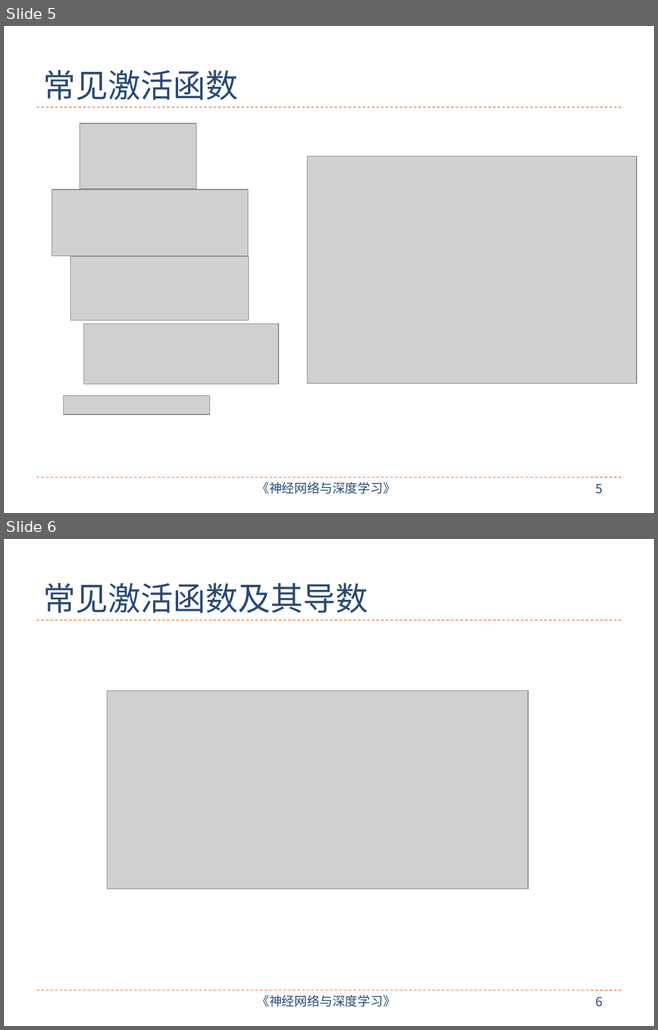
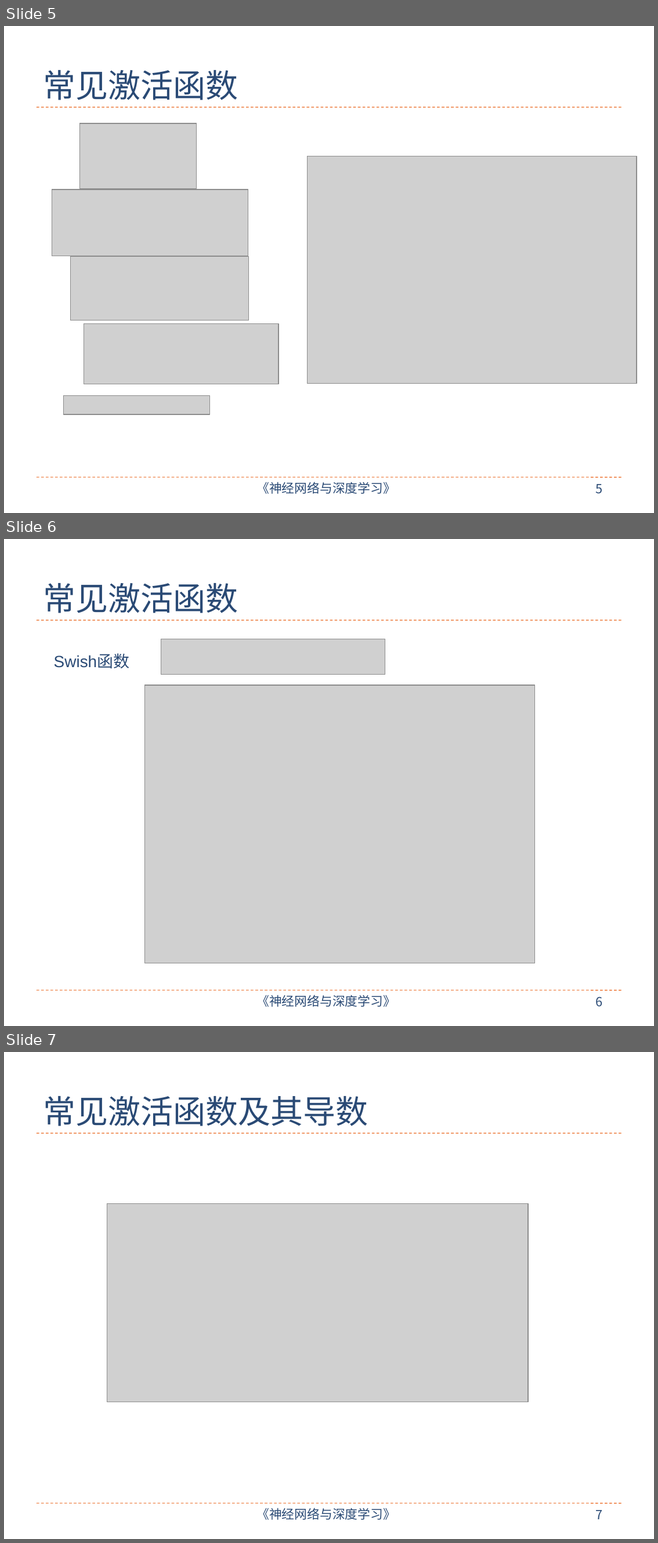
Before and after one commit to nndl/nndl.github.io, a slide deck: ppt/chap-前馈神经网络.pptx. Shown one above the other, each under a label of ours: slides 5 and 6 before the commit, slides 5, 6 and 7 after it. The pictures are 658x1030 and 658x1543 pixels, drawn with LibreOffice and Linux fonts; fonts in the diff are those of the drawing; grey boxes stand for pictures. Boxes give left, top, right and bottom in pixels: in the first picture for what was removed or moved away, otherwise in the second. Text is boxed around its words. In the diff, an @@ line names an element or a change of style, - is before the commit and + after.

```diff
--- a/ppt/chap-前馈神经网络.pptx
+++ b/ppt/chap-前馈神经网络.pptx
@@ slide 6 added at bbox=[4, 539, 654, 1026], background #FFFFFF; not listed: 4 template elements that a slide beside it also shows @@
@@ title added at bbox=[43, 583, 238, 613], 36 pt, text #2A4A75 @@
+常见激活函数
@@ picture added at bbox=[161, 639, 384, 675] @@
@@ text added at bbox=[54, 654, 130, 669], 18 pt, text #2A4A75 @@
+Swish函数
@@ picture added at bbox=[145, 685, 535, 963] @@
@@ what was slide 6 is now slide 7 @@
@@ page number at bbox=[595, 1510, 602, 1519]: text changed @@
-6
+7
```
Also in this commit, not shown: 3 other files.
